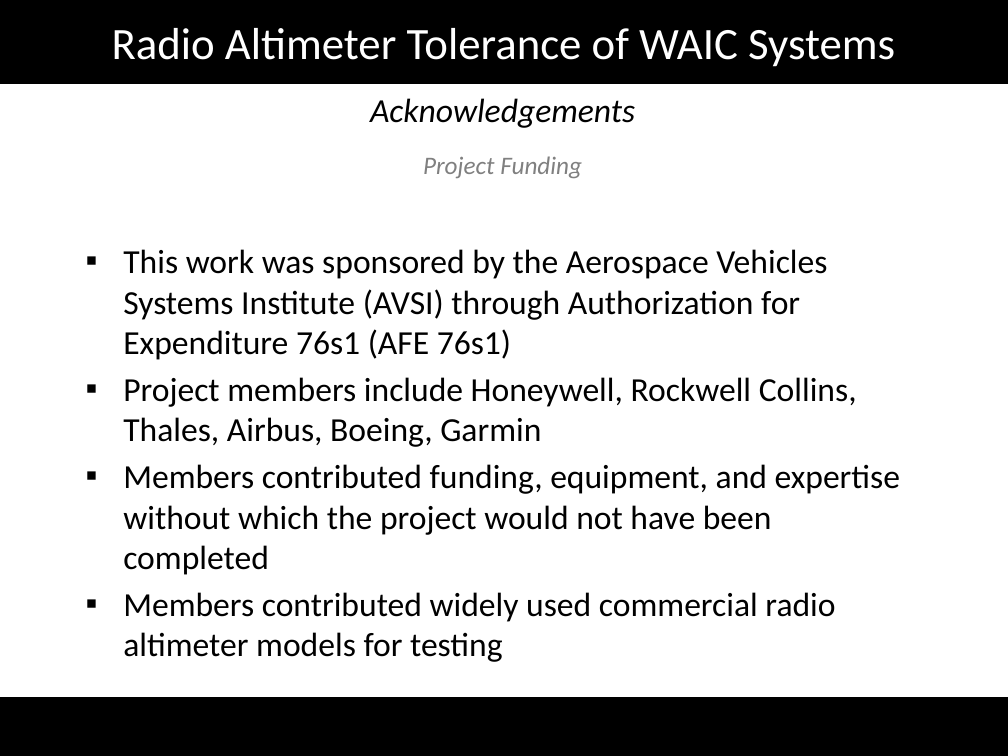
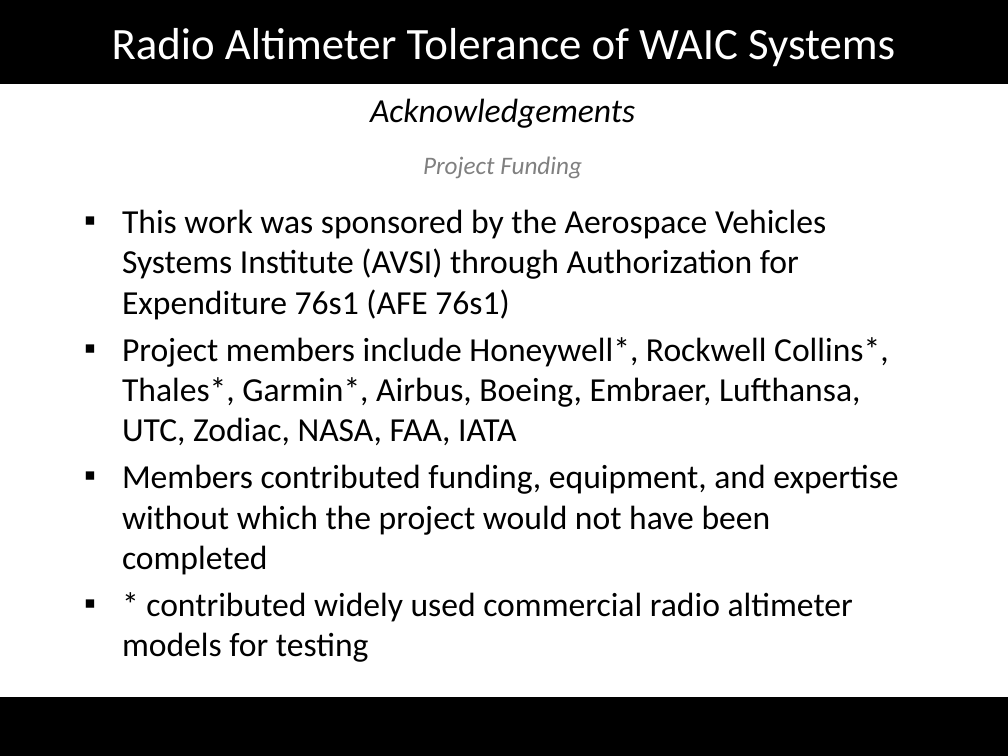
Before and after one commit to joshruff/masters_thesis, a slide deck: slide 2 of data/Defense_Presentation.pptx. Drawn at 1008x756 pixels with LibreOffice and Linux fonts; fonts in the diff are those of the drawing; background and template pictures are left out. Boxes give left, top, right and bottom in pixels: in the first picture for what was removed or moved away, otherwise in the second. Text is boxed around its words. In the diff, an @@ line names an element or a change of style, - is before the commit and + after.

```diff
--- a/data/Defense_Presentation.pptx
+++ b/data/Defense_Presentation.pptx
@@ text "This work was sponsored by ...": place and size @@
-text "This work was sponsored by ..." at bbox=[123, 249, 900, 662]
+text "This work was sponsored by ..." at bbox=[122, 209, 898, 622]
@@ text at bbox=[122, 337, 889, 445]: text changed @@
-▪ Project members include Honeywell, Rockwell Collins, Thales, Airbus, Boeing, Garmin
+▪ Project members include Honeywell*, Rockwell Collins*, Thales*, Garmin*, Airbus, Boeing, Embraer, Lufthansa, UTC, Zodiac, NASA, FAA, IATA
@@ text at bbox=[146, 592, 853, 622]: text changed @@
-▪ Members contributed widely used commercial radio altimeter models for testing
+▪ * contributed widely used commercial radio altimeter models for testing
```
Also in this commit, not shown: 38 other slides changed, 3 slides added, 1 slide removed, 3 other files.
